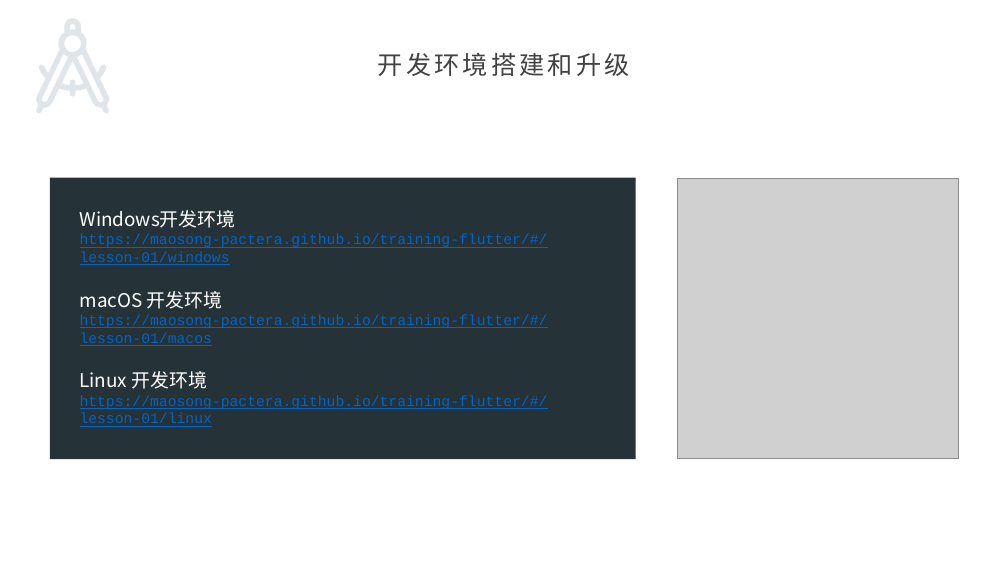
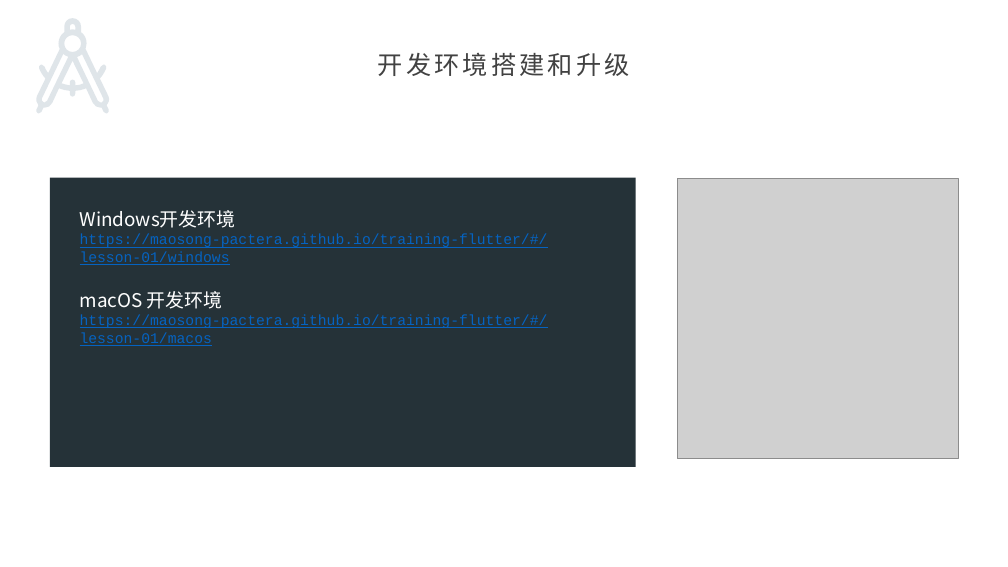
Before and after one commit to maosong-pactera/training-flutter, a slide deck: slide 7 of 移动端Flutter_第1课_如何开始工作？.pptx. Drawn at 1008x567 pixels with LibreOffice and Linux fonts; fonts in the diff are those of the drawing; grey boxes stand for pictures; background and template pictures are left out. Boxes give left, top, right and bottom in pixels: in the first picture for what was removed or moved away, otherwise in the second. Text is boxed around its words. In the diff, an @@ line names an element or a change of style, - is before the commit and + after.

```diff
--- a/移动端Flutter_第1课_如何开始工作？.pptx
+++ b/移动端Flutter_第1课_如何开始工作？.pptx
@@ rectangle "Windows开发环境": place and size @@
-rectangle "Windows开发环境" at (50, 178, 636, 459)
+rectangle "Windows开发环境" at (50, 178, 636, 467)
@@ text in rectangle at (80, 371, 548, 427): paragraphs removed @@
-Linux 开发环境
-https://maosong-pactera.github.io/training-flutter/#/lesson-01/linux
```
Also in this commit, not shown: 1 other slide changed, 2 slides added, 1 slide removed, 1 other file.
